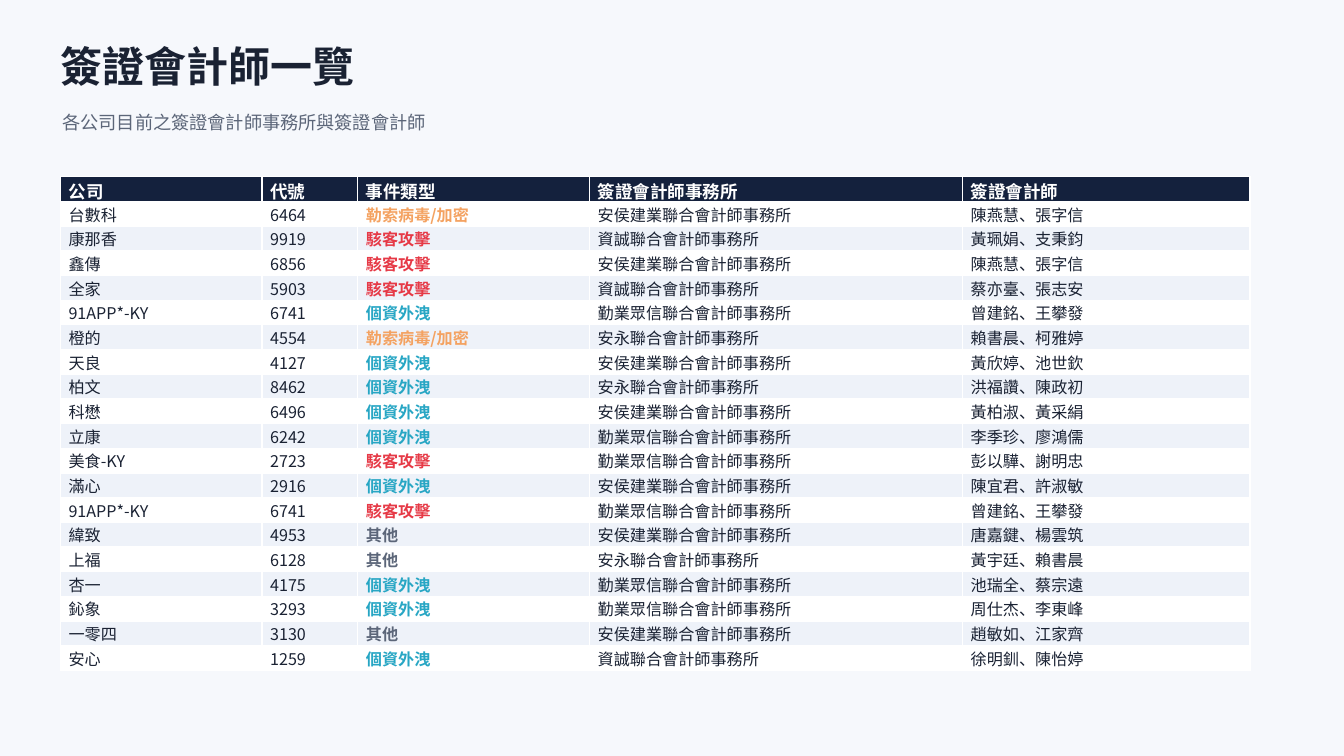
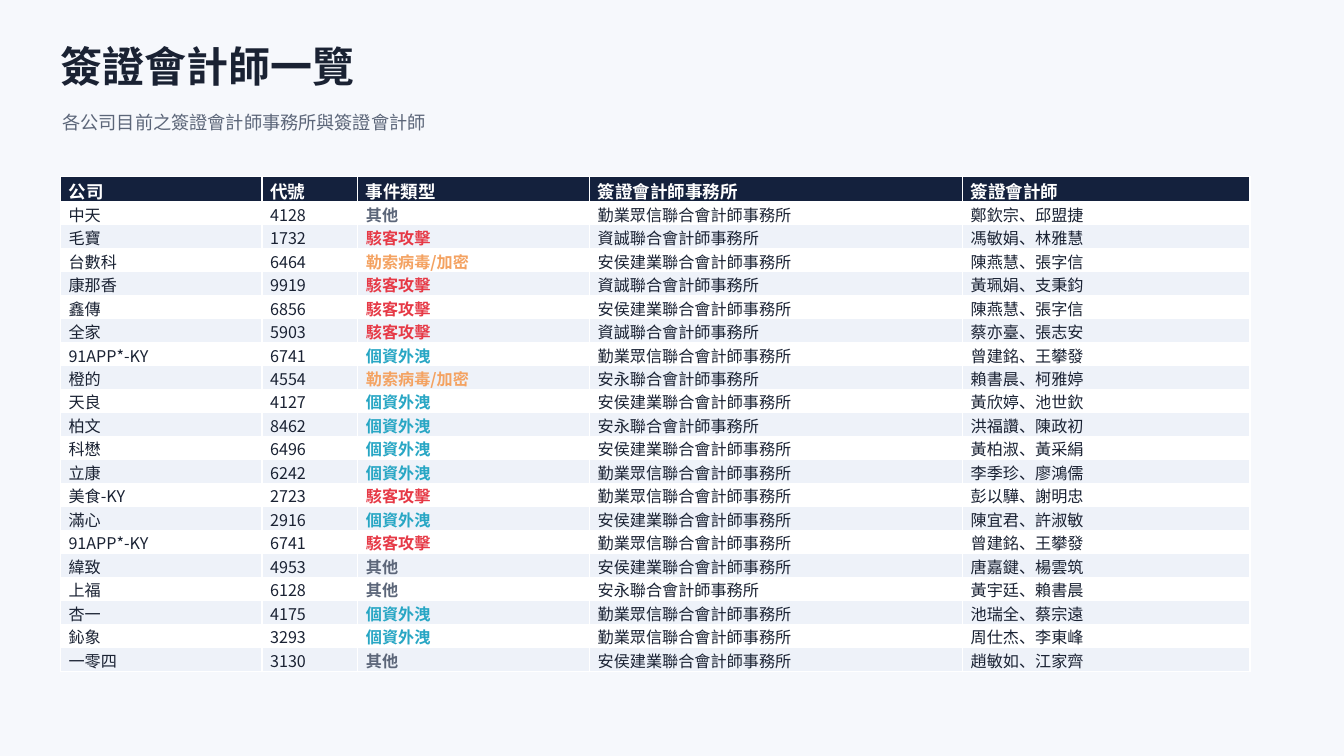
Before and after one commit to Johnnylin77/mops-isec-monitor, a slide deck: slide 4 of 資安事件因應分析.pptx. Drawn at 1344x756 pixels with LibreOffice and Linux fonts; fonts in the diff are those of the drawing. Boxes give left, top, right and bottom in pixels: in the first picture for what was removed or moved away, otherwise in the second. Text is boxed around its words. In the diff, an @@ line names an element or a change of style, - is before the commit and + after.

```diff
--- a/資安事件因應分析.pptx
+++ b/資安事件因應分析.pptx
@@ table at bbox=[60, 176, 1250, 673] @@
+row 2: 中天 | 4128 | 其他 | 勤業眾信聯合會計師事務所 | 鄭欽宗、邱盟捷
+row 3: 毛寶 | 1732 | 駭客攻擊 | 資誠聯合會計師事務所 | 馮敏娟、林雅慧
-row 20: 安心 | 1259 | 個資外洩 | 資誠聯合會計師事務所 | 徐明釧、陳怡婷
```
Also in this commit, not shown: 8 other slides changed, 2 other files.
